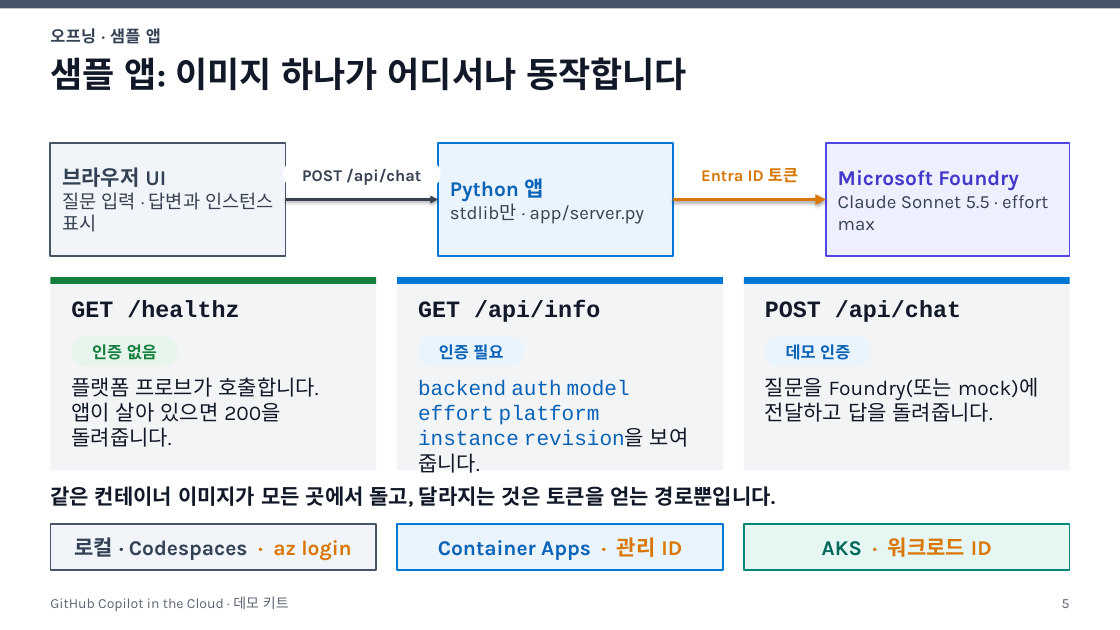
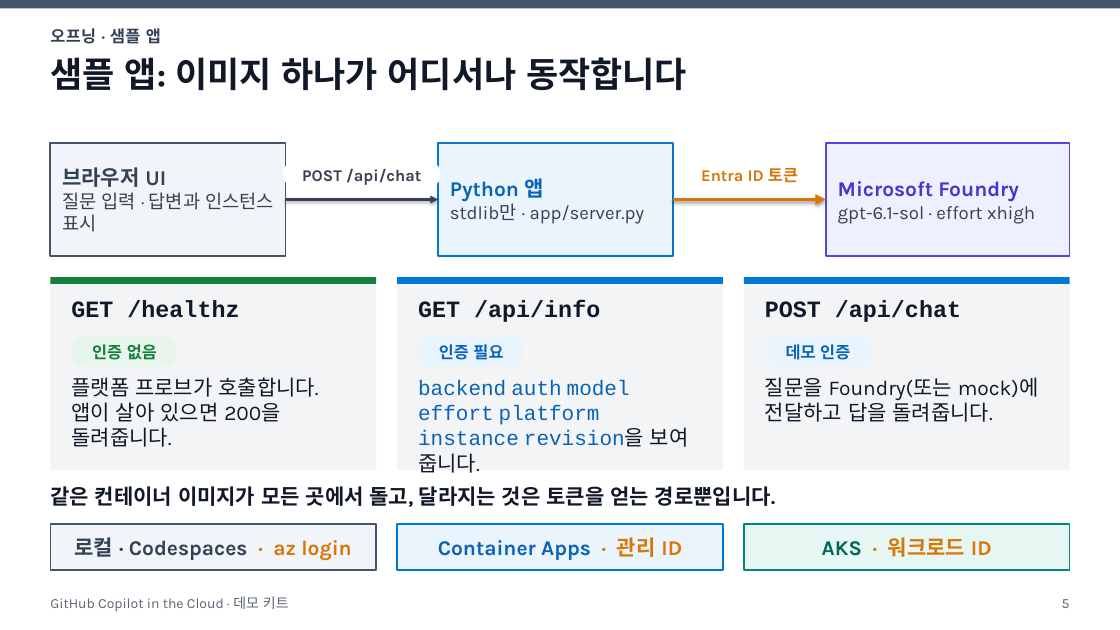
Before and after one commit to junwoojeong100/ghcp-in-the-cloud, a slide deck: slide 5 of slides/demo-presentation-ko.pptx. Drawn at 1120x630 pixels with LibreOffice and Linux fonts; fonts in the diff are those of the drawing. Boxes give left, top, right and bottom in pixels: in the first picture for what was removed or moved away, otherwise in the second. Text is boxed around its words. In the diff, an @@ line names an element or a change of style, - is before the commit and + after.

```diff
--- a/slides/demo-presentation-ko.pptx
+++ b/slides/demo-presentation-ko.pptx
@@ text in rectangle at <box>838,206,1035,224</box>: text changed @@
-Claude Sonnet 5.5 · effort max
+gpt-6.1-sol · effort xhigh
```
Also in this commit, not shown: 9 other slides changed, 25 other files.
